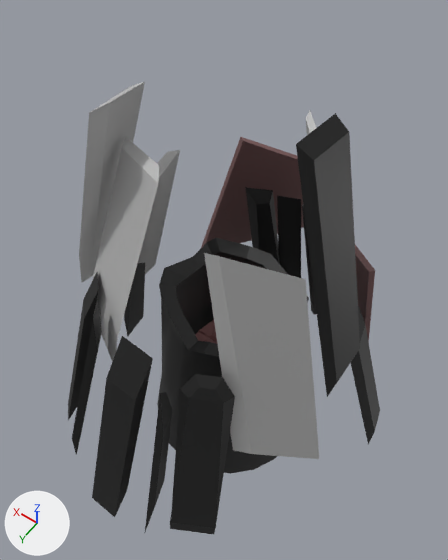
One commit to the FBX model Import/Gatling/A_Gatling_Construction.fbx: the scene before it, then after it.
The view is the same before and after, from a 50 mm lens placed at (-3.68, 5.35, 7.73), pointed at (0.3, -0.22, -1.02). Lighting does not change. The marker at lower left points along +X, +Y and +Z. Both versions are drawn at frame 60 of the action 'A_Gatling_Construction'; the numbers are the values there.

Names of what the first picture shows: 'Big_Strut_1', 'Big_Strut_2', 'Big_Strut_3', 'Big_Strut_4', 'Big_Strut_5', 'Center_Cylinder', 'Front_Slab_L', 'Strut_1', 'Strut_11', 'Strut_3', 'Strut_4', 'Strut_5', 'Strut_6', 'Strut_7', 'Strut_9'.
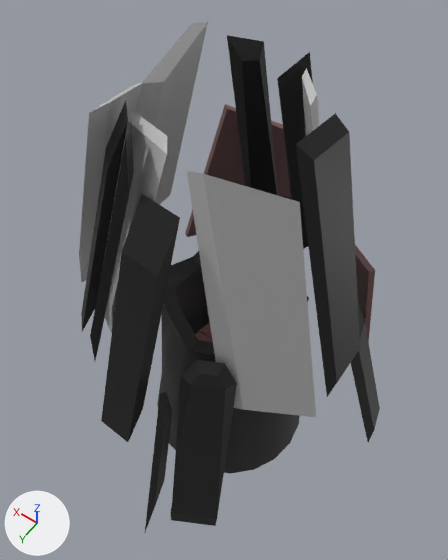
What changed in the scene script:
```text
Change ob_strut_6:
    ob_strut_6.location: (53.38, -232.7, 215.6) -> (53.38, 94.58, 155.3)
Change ob_big_strut_4:
    ob_big_strut_4.location: (108.2, 63.27, -132.2) -> (98.97, 106.2, -122.5)
Change ob_big_strut_3:
    ob_big_strut_3.location: (-152.8, -49.22, -127.7) -> (-125.9, 69.02, -119.9)
Change ob_strut_4:
    ob_strut_4.location: (195.5, -219.6, -201.2) -> (135.3, 96.47, -141.5)
Change ob_strut_3:
    ob_strut_3.location: (-54.56, -196.2, 231.2) -> (-30.9, 92.93, 152.8)
Change ob_big_strut_2:
    ob_big_strut_2.location: (-87.74, -1.022, 128.2) -> (-79.11, 66.85, 119.0)
Change ob_strut_7:
    ob_strut_7.location: (141.5, -218.5, -245.2) -> (87.12, 101.7, -172.9)
Change ob_big_strut_5:
    ob_big_strut_5.location: (220.1, -97.89, 20.43) -> (156.2, 150.2, 20.43)
Change ob_front_slab_l:
    ob_front_slab_l.location: (133.5, -199.0, 271.7) -> (130.0, -92.81, 216.4)
Change ob_strut_1:
    ob_strut_1.location: (37.31, -233.0, -279.7) -> (19.83, 19.02, -214.4)
Change ob_strut_11:
    ob_strut_11.location: (-253.7, -260.6, 79.36) -> (-251.7, -253.2, 78.65)
Change ob_strut_5:
    ob_strut_5.location: (-111.6, -217.2, -245.9) -> (-109.7, -189.2, -238.7)
```

What differs and where, as boxes [x1, y1, x2, y2] in the pictures (448 x 560 px):
'Big_Strut_3', moved
    before: [204, 253, 319, 459]
    after: [187, 171, 316, 417]
'Strut_1', moved
    before: [92, 336, 153, 517]
    after: [101, 194, 180, 442]
'Strut_5', moved
    before: [170, 374, 235, 534]
    after: [170, 360, 237, 526]
'Big_Strut_4', moved
    before: [92, 137, 159, 362]
    after: [101, 110, 168, 334]
'Front_Slab_L', moved
    before: [201, 137, 304, 248]
    after: [185, 104, 291, 237]
'Strut_6', moved
    before: [245, 187, 280, 264]
    after: [227, 35, 278, 195]
'Big_Strut_5', moved
    before: [138, 150, 180, 274]
    after: [137, 22, 208, 205]
'Strut_4', moved
    before: [68, 272, 98, 420]
    after: [81, 100, 128, 331]
'Strut_7', moved
    before: [72, 302, 102, 455]
    after: [90, 121, 134, 360]
'Strut_3', moved
    before: [302, 205, 317, 315]
    after: [277, 52, 313, 249]
'Strut_11', moved
    before: [351, 305, 380, 444]
    after: [351, 303, 380, 442]
'Big_Strut_2', moved
    before: [306, 110, 316, 135]
    after: [302, 68, 319, 136]
'Strut_8', unchanged, covered by the edit
    before: [277, 196, 301, 278]
    after: [281, 196, 291, 199]
